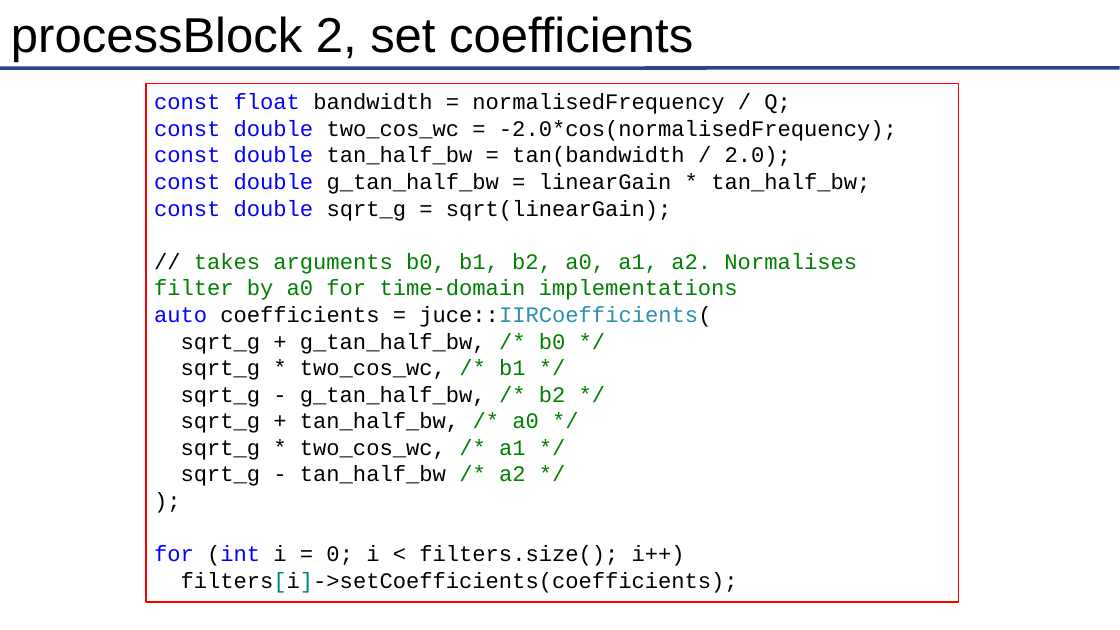
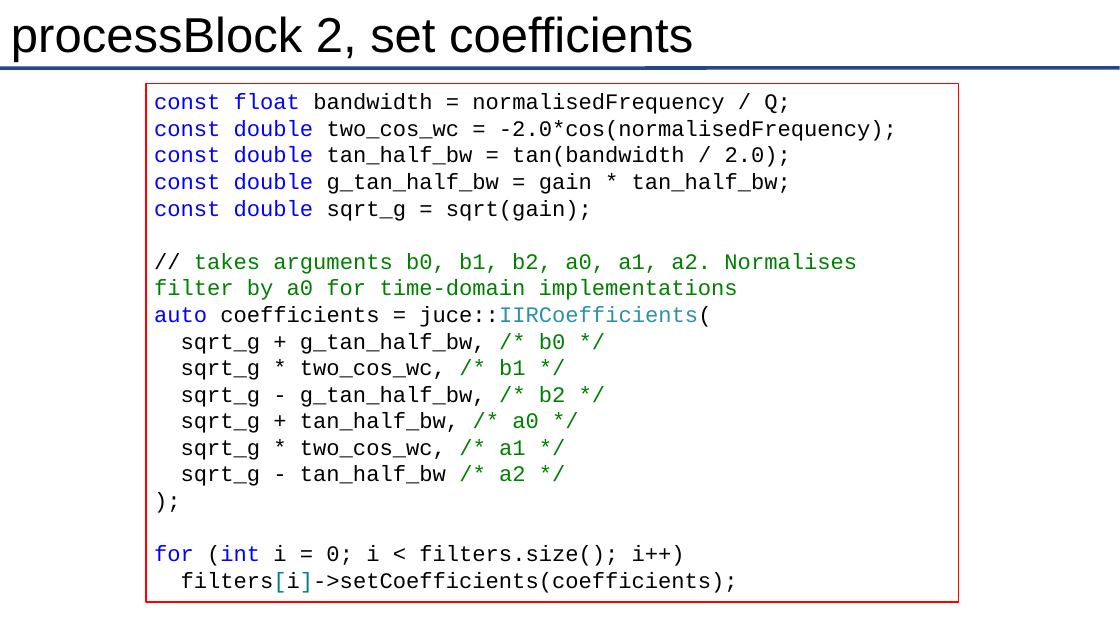
Before and after one commit to joshreiss/Audio-programming-with-VST-and-JUCE, a slide deck: slide 22 of 04 - Filter effects/A - Filtering/Filters and EQ in JUCE.pptx (slide 23 before the commit). Drawn at 1120x630 pixels with LibreOffice and Linux fonts; fonts in the diff are those of the drawing. Boxes give left, top, right and bottom in pixels: in the first picture for what was removed or moved away, otherwise in the second. Text is boxed around its words. In the diff, an @@ line names an element or a change of style, - is before the commit and + after.

```diff
--- a/04 - Filter effects/A - Filtering/Filters and EQ in JUCE.pptx
+++ b/04 - Filter effects/A - Filtering/Filters and EQ in JUCE.pptx
@@ text in rectangle at (154, 173, 791, 221): text changed @@
-const double g_tan_half_bw = linearGain * tan_half_bw;
-const double sqrt_g = sqrt(linearGain);
+const double g_tan_half_bw = gain * tan_half_bw;
+const double sqrt_g = sqrt(gain);
```
Also in this commit, not shown: 6 other slides changed, 1 slide removed, 35 other files.
